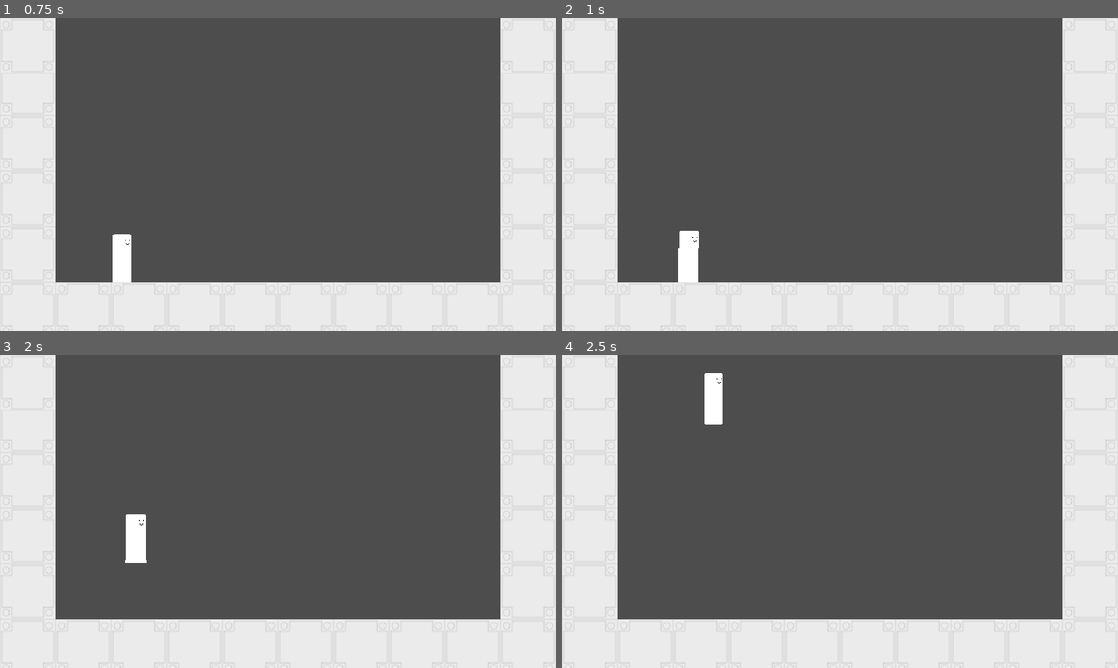
Above: before the commit, frames 1-4 (two rows, left to right).
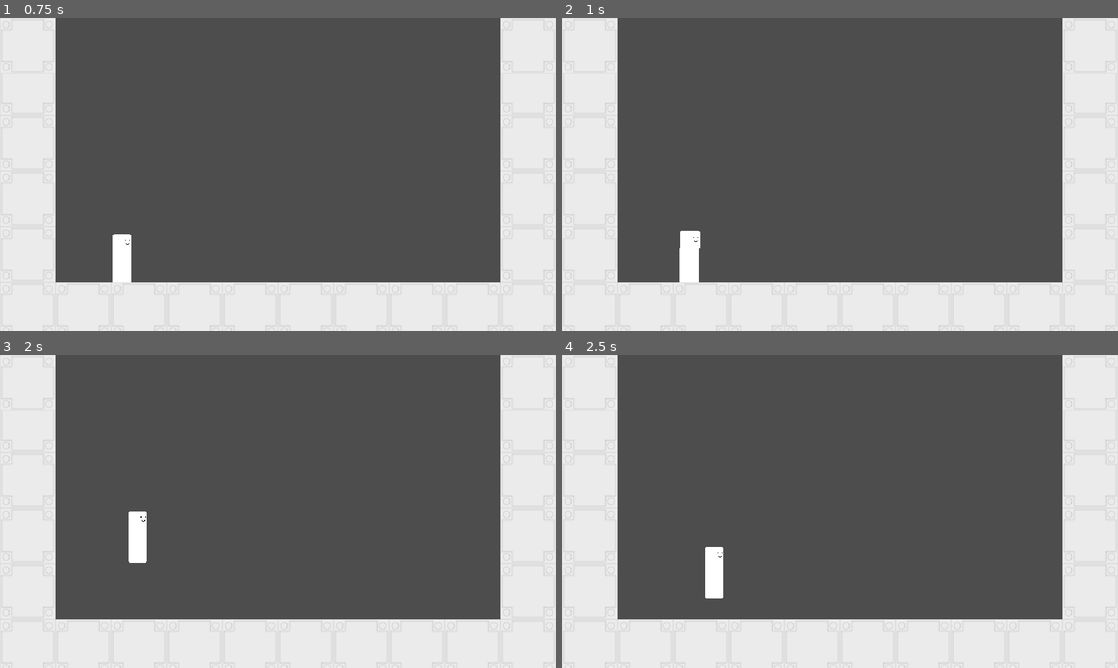
Above: after the commit, the same moments.

Repository: Mysteria0/To-Be-Name-Fighting-Game
Game: Godot game, scene res://main.tscn
Two runs of this game, one before a commit and one after it. Both use one fixed random seed, a clock stepped at 60 frames per second and the inputs below.
Inputs:
- Up to frame 1 (0.75 s): tap Enter at 0.5 s; hold Right (ui_right) from 0.53 s (still down); tap Up (ui_up) at 0.6 s
- Up to frame 2 (1 s): keep holding Right (ui_right); tap Up (ui_up) at 0.77 s
- Up to frame 3 (2 s): keep holding Right (ui_right); tap Up (ui_up) at 1.07, 1.35, 1.52, 1.82 s
- Up to frame 4 (2.5 s): release Right (ui_right) at 2.03 s; hold Left (ui_left) from 2.03 s (still down); tap Up (ui_up) at 2.1 s

Frame 1 is identical in both runs. In frame 2, less than 0.1% of the frame differs, in the area x 20-25%, y 68-85%; in frame 3, 0.1%; in frame 4, 1.1%, in the area x 25-29%, y 5-78%.

Commit message:
added crouching

Diff:
--- a/Player.tscn
+++ b/Player.tscn
@@ -1,10 +1,14 @@
 [gd_scene format=3 uid="uid://crutl3ed34eni"]
 
 [ext_resource type="Script" uid="uid://bfhs88b6f7pou" path="res://Player.gd" id="1_kpjcp"]
+[ext_resource type="Texture2D" uid="uid://c4131p3eh4inc" path="res://Sprites/Characters/Tsurugi/Crouching/Tsurigi_Crouching_0001.png" id="2_2n1s8"]
 [ext_resource type="Texture2D" uid="uid://c7vp0e2ampo6y" path="res://Sprites/Characters/Tsurugi/Idle/Tsurigi_Idle_0001.png" id="2_jatw7"]
+[ext_resource type="Texture2D" uid="uid://bdi44eaq4x6qr" path="res://Sprites/Characters/Tsurugi/Crouching/Tsurigi_Crouching_0002.png" id="3_3vjad"]
 [ext_resource type="Texture2D" uid="uid://d07ljewnq1h6r" path="res://Sprites/Characters/Tsurugi/Idle/Tsurigi_Idle_0002.png" id="3_rv870"]
 [ext_resource type="Texture2D" uid="uid://cpqfnj3jw0kip" path="res://Sprites/Characters/Tsurugi/Idle/Tsurigi_Idle_0003.png" id="4_efikj"]
+[ext_resource type="Texture2D" uid="uid://c5jn3e5o63s5e" path="res://Sprites/Characters/Tsurugi/Crouching/Tsurigi_Crouching_0003.png" id="4_yt0h1"]
 [ext_resource type="Texture2D" uid="uid://b0k7q8arg07o5" path="res://Sprites/Characters/Tsurugi/Idle/Tsurigi_Idle_0004.png" id="5_itxgx"]
+[ext_resource type="Texture2D" uid="uid://vmkp45m3vmpj" path="res://Sprites/Characters/Tsurugi/Crouching/Tsurigi_Crouching_0004.png" id="5_vd78s"]
 [ext_resource type="Texture2D" uid="uid://d25agmcvyqowe" path="res://Sprites/Characters/Tsurugi/Jumping/Tsurigi_jumping_0001.png" id="6_oudfo"]
 [ext_resource type="Texture2D" uid="uid://d3psvcgbfbg3s" path="res://Sprites/Characters/Tsurugi/Jumping/Tsurigi_jumping_0002.png" id="7_d6rpx"]
 [ext_resource type="Texture2D" uid="uid://crkstaoanaknr" path="res://Sprites/Characters/Tsurugi/Jumping/Tsurigi_jumping_0003.png" id="8_r3kul"]
@@ -21,11 +25,29 @@
 [ext_resource type="Script" uid="uid://qfnn70ya0g85" path="res://Scripts/State Machine/tsurugi_moving.gd" id="19_itxgx"]
 [ext_resource type="Script" uid="uid://ddpj7vm1g0de0" path="res://Scripts/State Machine/Tsurugi States/tsurugi_falling.gd" id="20_cgsek"]
 [ext_resource type="Script" uid="uid://b814hhp5atx10" path="res://Scripts/State Machine/Tsurugi States/tsurugi_landing.gd" id="21_0pi4m"]
+[ext_resource type="Script" uid="uid://6mknd76gtx3l" path="res://Scripts/State Machine/Tsurugi States/tsurugi_crouching.gd" id="26_3vjad"]
 
 [sub_resource type="SpriteFrames" id="SpriteFrames_0rwas"]
 animations = [{
 "frames": [{
 "duration": 1.0,
+"texture": ExtResource("2_2n1s8")
+}, {
+"duration": 1.0,
+"texture": ExtResource("3_3vjad")
+}, {
+"duration": 1.0,
+"texture": ExtResource("4_yt0h1")
+}, {
+"duration": 1.0,
+"texture": ExtResource("5_vd78s")
+}],
+"loop": true,
+"name": &"Crouching",
+"speed": 5.0
+}, {
+"frames": [{
+"duration": 1.0,
 "texture": ExtResource("9_jatw7")
 }],
 "loop": true,
@@ -50,10 +72,10 @@
 "speed": 5.0
 }, {
 "frames": [{
-"duration": 1.0,
+"duration": 1.5,
 "texture": ExtResource("6_oudfo")
 }, {
-"duration": 1.0,
+"duration": 4.0,
 "texture": ExtResource("7_d6rpx")
 }, {
 "duration": 1.0,
@@ -147,11 +169,12 @@
 script = ExtResource("16_jatw7")
 starting_state = NodePath("Tsurugi Idle")
 
-[node name="Tsurugi Idle" type="Node" parent="state_machine" unique_id=1767944732 node_paths=PackedStringArray("fall_state", "jump_state", "move_state")]
+[node name="Tsurugi Idle" type="Node" parent="state_machine" unique_id=1767944732 node_paths=PackedStringArray("fall_state", "jump_state", "move_state", "crouching_state")]
 script = ExtResource("17_rv870")
 fall_state = NodePath("../Tsurugi Falling")
 jump_state = NodePath("../Tsurugi Jump")
 move_state = NodePath("../Tsurugi Moving")
+crouching_state = NodePath("../Tsurugi Crouching")
 animation_name = "Idle"
 
 [node name="Tsurugi Jump" type="Node" parent="state_machine" unique_id=2063101655 node_paths=PackedStringArray("fall_state", "idle_state")]
@@ -164,23 +187,31 @@
 wait_time = 0.15
 one_shot = true
 
-[node name="Tsurugi Moving" type="Node" parent="state_machine" unique_id=363548264 node_paths=PackedStringArray("fall_state", "jump_state", "idle_state")]
+[node name="Tsurugi Moving" type="Node" parent="state_machine" unique_id=363548264 node_paths=PackedStringArray("fall_state", "jump_state", "idle_state", "crouching_state")]
 script = ExtResource("19_itxgx")
 fall_state = NodePath("../Tsurugi Falling")
 jump_state = NodePath("../Tsurugi Jump")
 idle_state = NodePath("../Tsurugi Idle")
+crouching_state = NodePath("../Tsurugi Crouching")
 animation_name = "Walking"
 
-[node name="Tsurugi Falling" type="Node" parent="state_machine" unique_id=1412343906 node_paths=PackedStringArray("landing_state", "jump_state")]
+[node name="Tsurugi Falling" type="Node" parent="state_machine" unique_id=1412343906 node_paths=PackedStringArray("landing_state")]
 script = ExtResource("20_cgsek")
 landing_state = NodePath("../Tsurugi Landing")
+animation_name = "Falling"
+
+[node name="Tsurugi Landing" type="Node" parent="state_machine" unique_id=2068039721 node_paths=PackedStringArray("idle_state", "move_state")]
+script = ExtResource("21_0pi4m")
+idle_state = NodePath("../Tsurugi Idle")
+move_state = NodePath("../Tsurugi Moving")
+animation_name = "Landing"
+
+[node name="Tsurugi Crouching" type="Node" parent="state_machine" unique_id=545381249 node_paths=PackedStringArray("idle_state", "jump_state", "move_state")]
+script = ExtResource("26_3vjad")
+idle_state = NodePath("../Tsurugi Idle")
 jump_state = NodePath("../Tsurugi Jump")
-animation_name = "Falling"
-
-[node name="Tsurugi Landing" type="Node" parent="state_machine" unique_id=2068039721 node_paths=PackedStringArray("idle_state")]
-script = ExtResource("21_0pi4m")
-idle_state = NodePath("../Tsurugi Idle")
-animation_name = "Landing"
+move_state = NodePath("../Tsurugi Moving")
+animation_name = "Crouching"
 
 [node name="AnimationPlayer" type="AnimationPlayer" parent="." unique_id=1969142580]
 libraries/ = SubResource("AnimationLibrary_cgsek")
--- /dev/null
+++ b/Scripts/State Machine/Tsurugi States/tsurugi_crouching.gd
@@ -0,0 +1,20 @@
+extends State
+
+@export var idle_state : State
+@export var jump_state : State
+@export var move_state : State
+
+# Called when the node enters the scene tree for the first time.
+func enter() -> void:
+	super()
+	parent.velocity.x = 0
+
+func process_input(_event: InputEvent) -> State:
+	if Input.is_action_just_pressed('ui_up') and !Input.is_action_pressed('ui_down') and parent.is_on_floor():
+		return jump_state
+	if !Input.is_action_pressed('ui_down') and parent.is_on_floor():
+		if Input.is_action_pressed('ui_left') or Input.is_action_pressed('ui_right'):
+			return move_state
+		else:
+			return idle_state
+	return null
--- a/Scripts/State Machine/Tsurugi States/tsurugi_falling.gd
+++ b/Scripts/State Machine/Tsurugi States/tsurugi_falling.gd
@@ -1,7 +1,6 @@
 extends State
 
 @export var landing_state : State
-@export var jump_state : State
 
 func enter() -> void:
 	super()
@@ -10,11 +9,6 @@
 	elif Input.is_action_pressed("ui_right"):
 		parent.velocity.x = 35
 
-# Called when the node enters the scene tree for the first time.
-func process_input(event: InputEvent) -> State:
-	if Input.is_action_just_pressed('ui_up'):
-		return jump_state
-	return null
 
 func process_physics(delta: float) -> State:
 	parent.velocity.y += 980*delta
--- a/Scripts/State Machine/Tsurugi States/tsurugi_idle.gd
+++ b/Scripts/State Machine/Tsurugi States/tsurugi_idle.gd
@@ -3,14 +3,17 @@
 @export var fall_state : State
 @export var jump_state : State
 @export var move_state : State
+@export var crouching_state : State
 
 func enter() -> void:
 	super()
 	parent.velocity.x = 0
 
-func process_input(event: InputEvent) -> State:
+func process_input(_event: InputEvent) -> State:
 	if Input.is_action_just_pressed('ui_up') and parent.is_on_floor():
 		return jump_state
+	if Input.is_action_pressed('ui_down') and parent.is_on_floor():
+		return crouching_state
 	if Input.is_action_pressed('ui_left') or Input.is_action_pressed('ui_right') and parent.is_on_floor():
 		return move_state
 	return null
--- a/Scripts/State Machine/Tsurugi States/tsurugi_landing.gd
+++ b/Scripts/State Machine/Tsurugi States/tsurugi_landing.gd
@@ -1,6 +1,7 @@
 extends State
 
 @export var idle_state : State
+@export var move_state : State
 var timer : int
 
 func enter() -> void:
@@ -13,5 +14,8 @@
 	if timer < 40:
 		timer += 1
 	if timer >= 40:
-		return idle_state
+		if Input.is_action_pressed('ui_left') or Input.is_action_pressed('ui_right') and parent.is_on_floor():
+			return move_state
+		else:
+			return idle_state
 	return null
--- a/Scripts/State Machine/tsurugi_moving.gd
+++ b/Scripts/State Machine/tsurugi_moving.gd
@@ -3,6 +3,7 @@
 @export var fall_state : State
 @export var jump_state : State
 @export var idle_state : State
+@export var crouching_state : State
 
 func enter() -> void:
 	super()
@@ -10,6 +11,8 @@
 func process_input(event: InputEvent) -> State:
 	if Input.is_action_just_pressed('ui_up') and parent.is_on_floor():
 		return jump_state
+	if Input.is_action_pressed('ui_down') and parent.is_on_floor():
+		return crouching_state
 	return null
 
 func process_physics(delta: float) -> State:
Not shown, added: Scripts/State Machine/Tsurugi States/tsurugi_crouching.gd.uid
Binary file added: Sprites/Characters/Tsurugi/Crouching/Tsurigi_Crouching_0001.png
Not shown, added: Sprites/Characters/Tsurugi/Crouching/Tsurigi_Crouching_0001.png.import
Binary file added: Sprites/Characters/Tsurugi/Crouching/Tsurigi_Crouching_0002.png
Not shown, added: Sprites/Characters/Tsurugi/Crouching/Tsurigi_Crouching_0002.png.import
Binary file added: Sprites/Characters/Tsurugi/Crouching/Tsurigi_Crouching_0003.png
Not shown, added: Sprites/Characters/Tsurugi/Crouching/Tsurigi_Crouching_0003.png.import
Binary file added: Sprites/Characters/Tsurugi/Crouching/Tsurigi_Crouching_0004.png
Not shown, added: Sprites/Characters/Tsurugi/Crouching/Tsurigi_Crouching_0004.png.import
